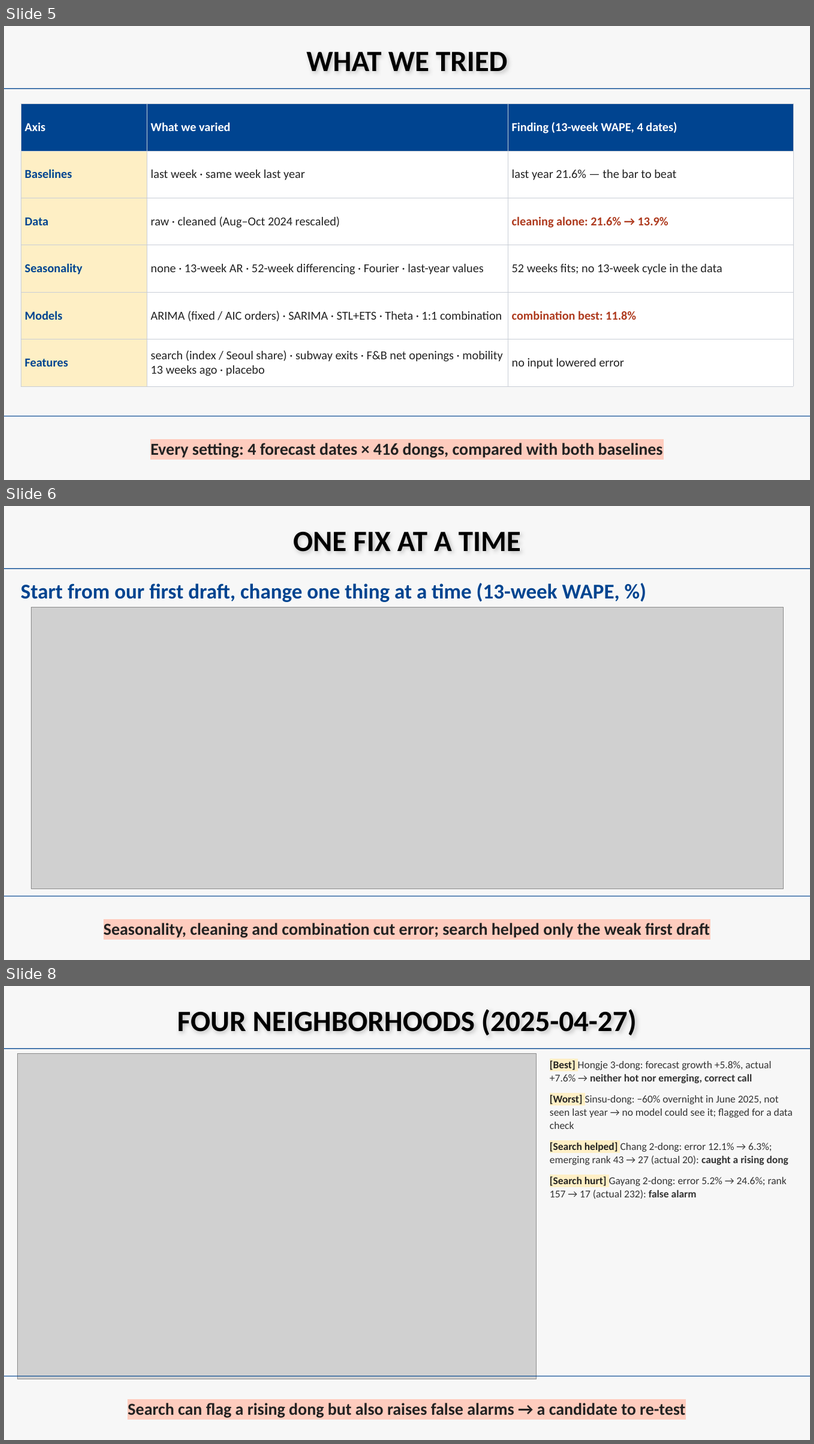
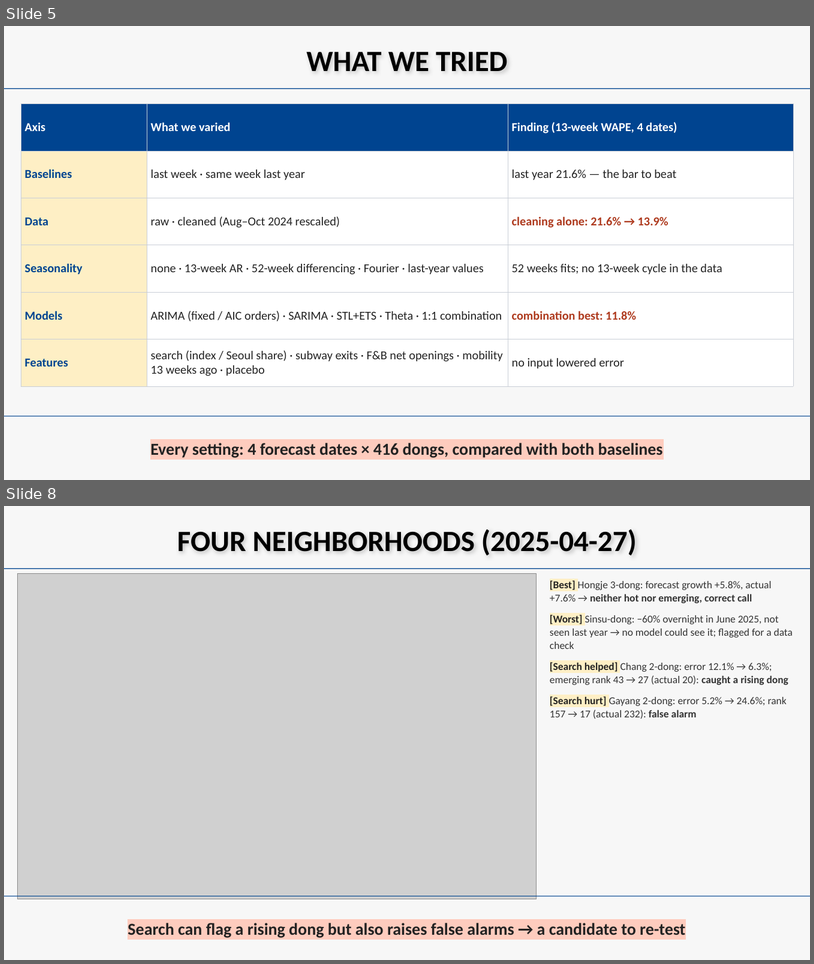
Before and after one commit to beblack127/HEAT, a slide deck: reports/gt_midterm/slides/HEAT_midterm.pptx. Shown one above the other, each under a label of ours: slides 5, 6 and 8 before the commit, slides 5 and 8 after it; the slides between them are not shown. The pictures are 814x1444 and 814x964 pixels, drawn with LibreOffice and Linux fonts; fonts in the diff are those of the drawing; grey boxes stand for pictures. Boxes give left, top, right and bottom in pixels: in the first picture for what was removed or moved away, otherwise in the second. Text is boxed around its words. In the diff, an @@ line names an element or a change of style, - is before the commit and + after.

```diff
--- a/reports/gt_midterm/slides/HEAT_midterm.pptx
+++ b/reports/gt_midterm/slides/HEAT_midterm.pptx
@@ slide 6 removed at (x1=4, y1=506, x2=810, y2=960), background #F7F7F7 @@
@@ text removed at (x1=293, y1=532, x2=521, y2=552) @@
-ONE FIX AT A TIME
@@ line removed from (4, 568) to (810, 568) @@
@@ text removed at (x1=21, y1=583, x2=620, y2=602) @@
-Start from our first draft, change one thing at a time (13-week WAPE, %)
@@ picture removed at (x1=31, y1=607, x2=783, y2=888) @@
@@ line removed from (4, 896) to (810, 896) @@
@@ text removed at (x1=104, y1=922, x2=710, y2=937) @@
-Seasonality, cleaning and combination cut error; search helped only the weak first draft
```
Also in this commit, not shown: 1 slide changed, 1 slide added, 23 other files.
